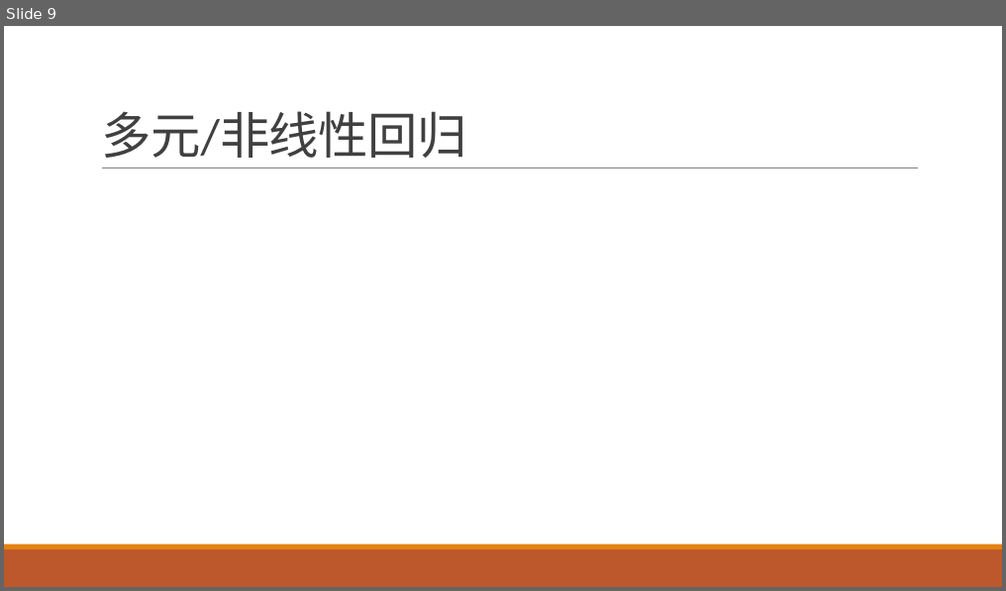
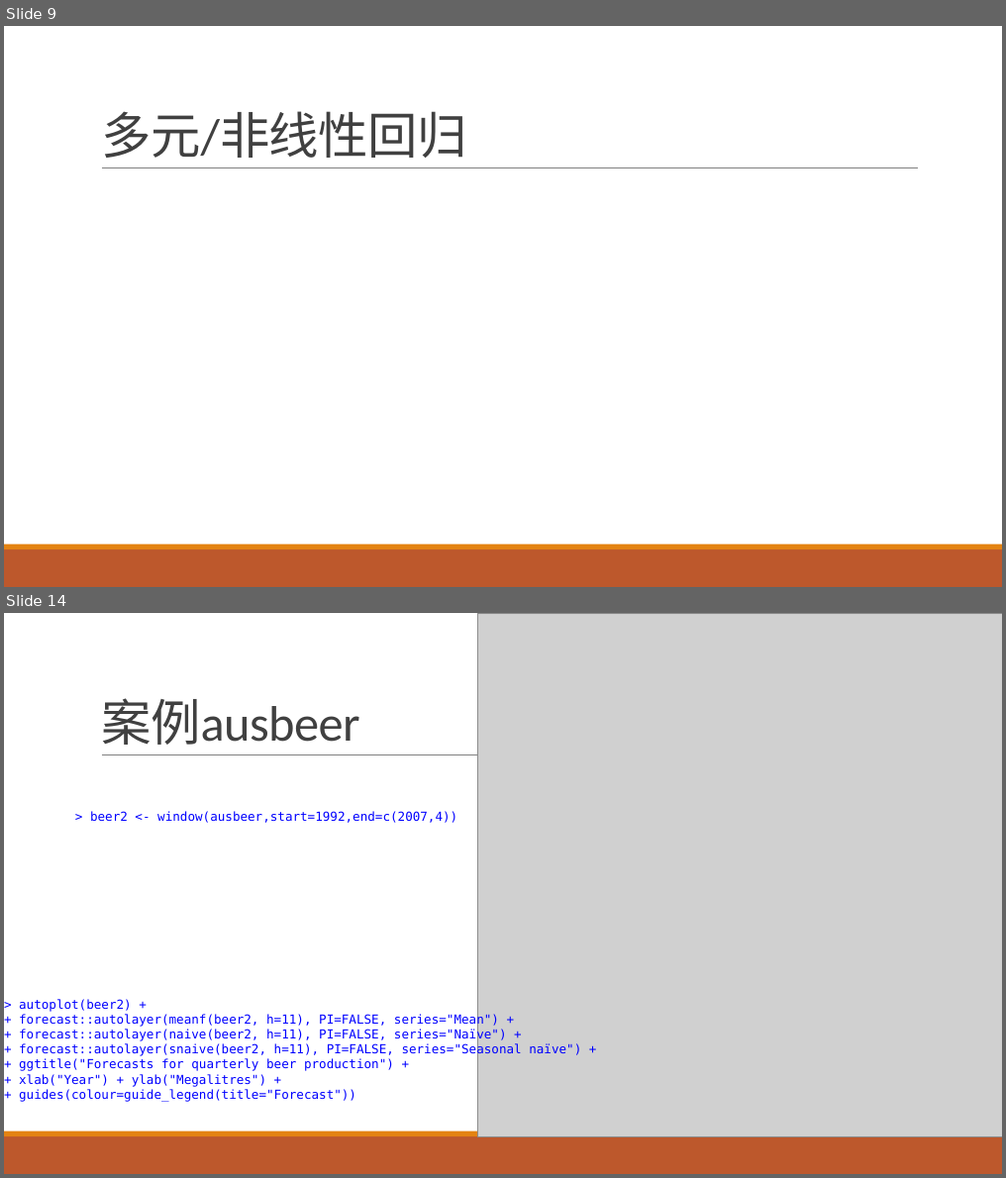
Before and after one commit to exoplanetX/DataAnalytics, a slide deck: 实验-7-预测.pptx. Shown one above the other, each under a label of ours: slide 9 before the commit, slides 9 and 14 after it; the slides between them are not shown. The pictures are 1006x591 and 1006x1178 pixels, drawn with LibreOffice and Linux fonts; fonts in the diff are those of the drawing; grey boxes stand for pictures. Boxes give left, top, right and bottom in pixels: in the first picture for what was removed or moved away, otherwise in the second. Text is boxed around its words. In the diff, an @@ line names an element or a change of style, - is before the commit and + after.

```diff
--- a/实验-7-预测.pptx
+++ b/实验-7-预测.pptx
@@ slide 14 added at (4, 613, 1002, 1174), background #FFFFFF; not listed: 3 template elements that a slide beside it also shows @@
@@ picture added at (478, 613, 1002, 1137) @@
@@ title added at (101, 698, 359, 745), 48 pt, text #404040 @@
+案例ausbeer
@@ rectangle added at (75, 808, 463, 823), fill #FFFFFF, 12 pt, text #0000FF @@
+> beer2 <- window(ausbeer,start=1992,end=c(2007,4))
@@ text added at (19, 999, 581, 1102), 12 pt, text #0000FF @@
+> autoplot(beer2) +
++ forecast::autolayer(meanf(beer2, h=11), PI=FALSE, series="Mean") +
++ forecast::autolayer(naive(beer2, h=11), PI=FALSE, series="Naïve") +
++ forecast::autolayer(snaive(beer2, h=11), PI=FALSE, series="Seasonal naïve") +
++ ggtitle("Forecasts for quarterly beer production") +
++ xlab("Year") + ylab("Megalitres") +
++ guides(colour=guide_legend(title="Forecast"))
```
Also in this commit, not shown: 2 slides changed, 4 other slides added, 1 slide removed, 1 other file.
